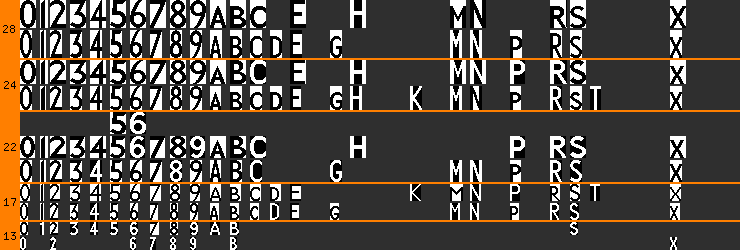
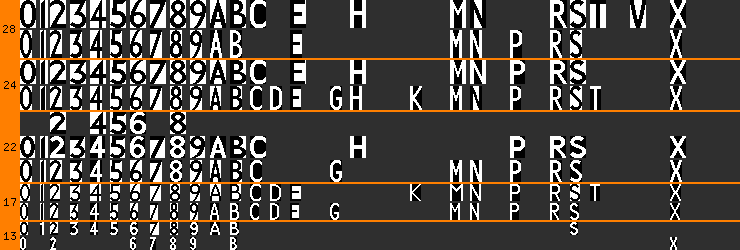
Two versions of the same layered image (740x250). Layer-by-layer changes:
hid "small" (1st of 2, in "New Johnston") over (210, 0, 686, 220)
painted on "normal" over (50, 0, 646, 158)
